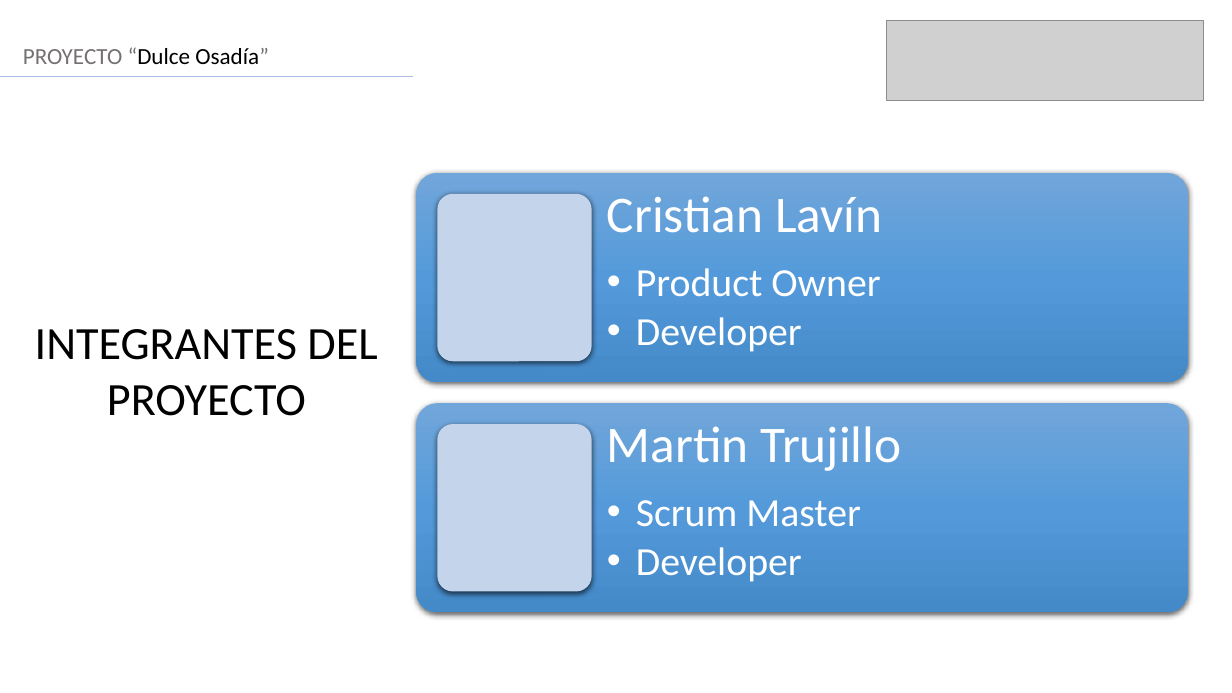
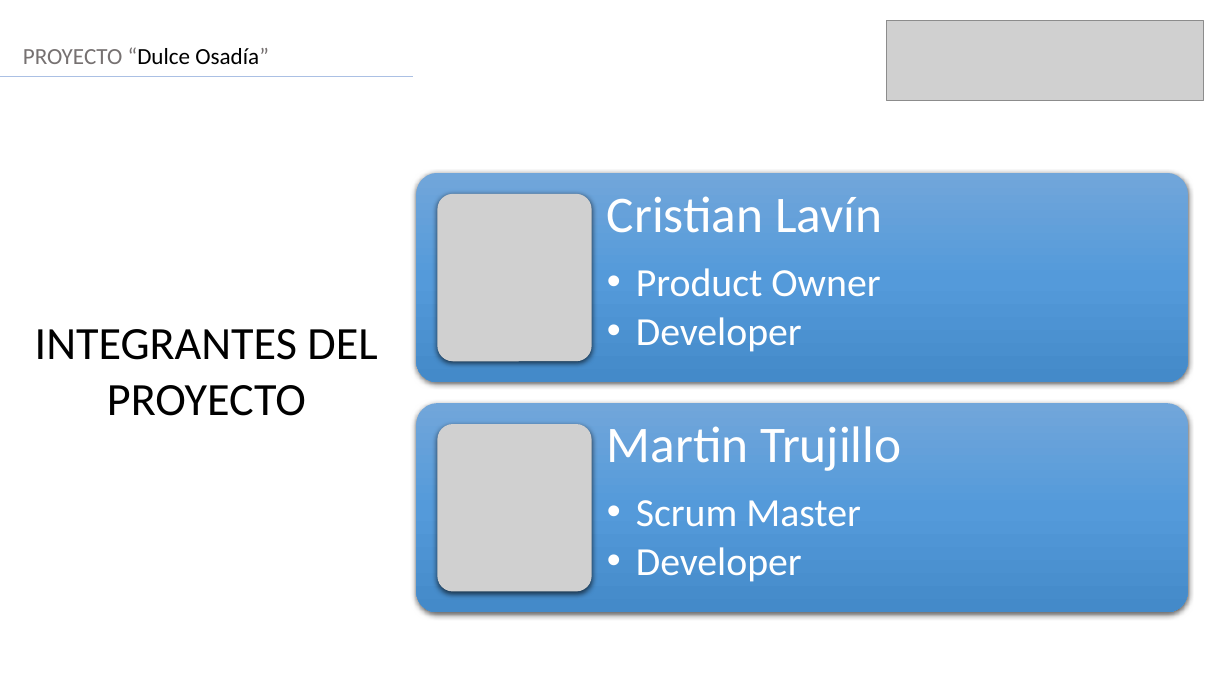
Before and after one commit to crlavin/Capstone_DulceOsadia, a slide deck: slide 2 of Evidencias de Proyecto/Presentacion pre-final.pptx. Drawn at 1232x693 pixels with LibreOffice and Linux fonts; fonts in the diff are those of the drawing; grey boxes stand for pictures. Boxes give left, top, right and bottom in pixels: in the first picture for what was removed or moved away, otherwise in the second. Text is boxed around its words. In the diff, an @@ line names an element or a change of style, - is before the commit and + after.

Commit message:
ppt

```diff
--- a/Evidencias de Proyecto/Presentacion pre-final.pptx
+++ b/Evidencias de Proyecto/Presentacion pre-final.pptx
@@ rounded rectangle removed at [437,194,592,361] @@
@@ picture added at [437,194,592,361] @@
@@ rounded rectangle removed at [437,424,592,592] @@
@@ picture added at [437,424,592,592] @@
```
Also in this commit, not shown: 1 other slide changed, 1 other file.
